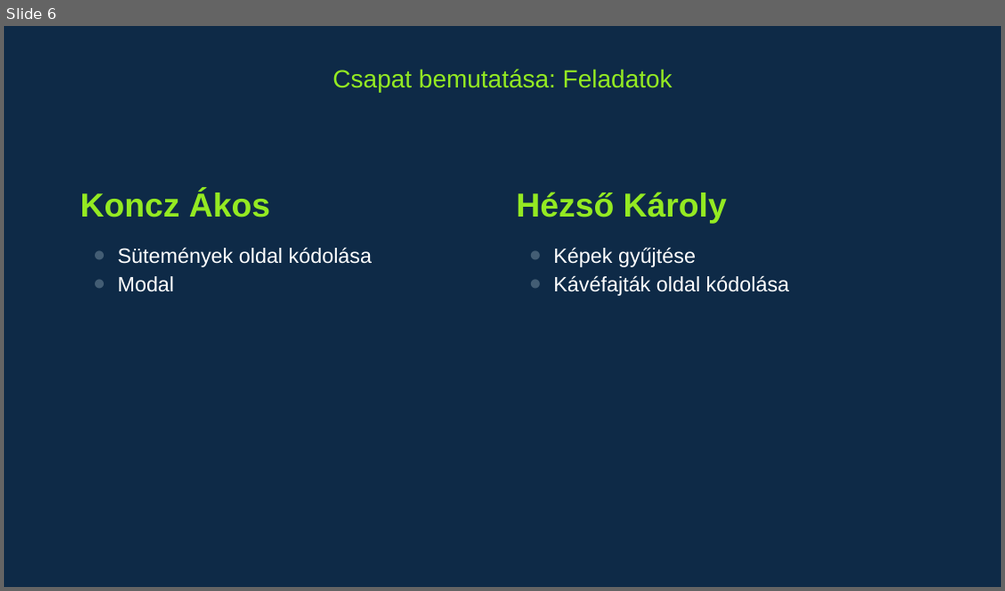
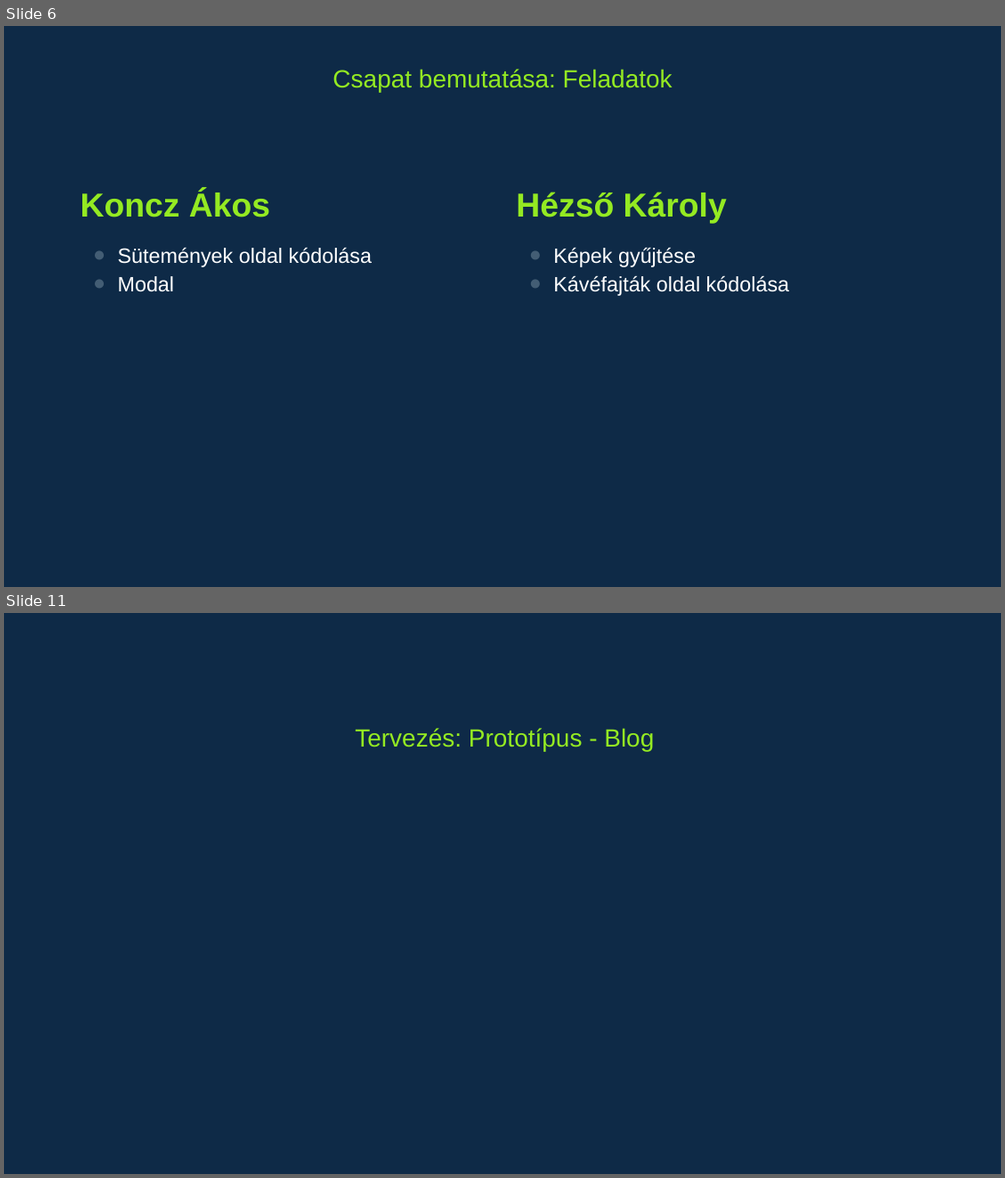
Before and after one commit to Vikhun15/lucky_kavezo, a slide deck: prezentáció/Lucky – A mi kis kávézónk.pptx. Shown one above the other, each under a label of ours: slide 6 before the commit, slides 6 and 11 after it; the slides between them are not shown. The pictures are 1005x591 and 1005x1178 pixels, drawn with LibreOffice and Linux fonts; fonts in the diff are those of the drawing. Boxes give left, top, right and bottom in pixels: in the first picture for what was removed or moved away, otherwise in the second. Text is boxed around its words. In the diff, an @@ line names an element or a change of style, - is before the commit and + after.

```diff
--- a/prezentáció/Lucky – A mi kis kávézónk.pptx
+++ b/prezentáció/Lucky – A mi kis kávézónk.pptx
@@ slide 11 added at box(4, 613, 1001, 1174), background #0E2A47 @@
@@ title added at box(355, 728, 654, 751), 24 pt, text #94EA22 @@
+Tervezés: Prototípus - Blog
```
Also in this commit, not shown: 2 slides changed, 2 other slides added.
